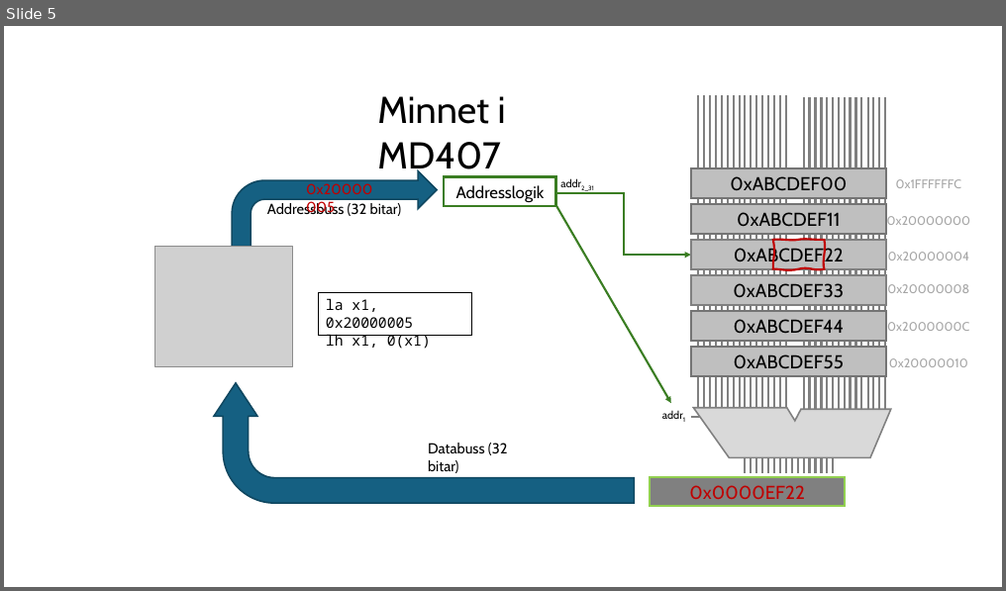
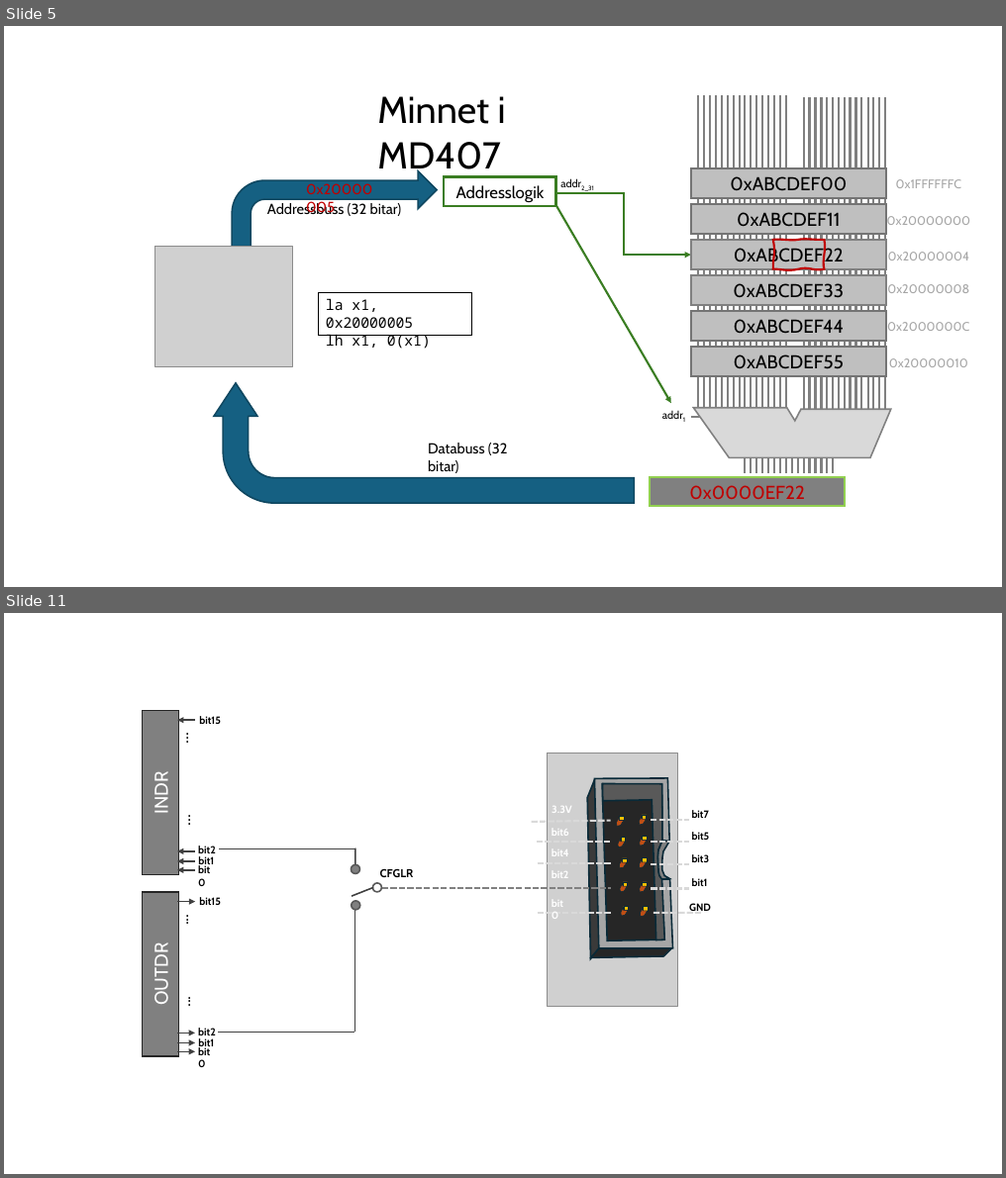
Before and after one commit to elias-at-chalmers/mop-lecture_notes-mirror, a slide deck: images/figures.pptx. Shown one above the other, each under a label of ours: slide 5 before the commit, slides 5 and 11 after it; the slides between them are not shown. The pictures are 1006x591 and 1006x1178 pixels, drawn with LibreOffice and Linux fonts; fonts in the diff are those of the drawing; grey boxes stand for pictures. Boxes give left, top, right and bottom in pixels: in the first picture for what was removed or moved away, otherwise in the second. Text is boxed around its words. In the diff, an @@ line names an element or a change of style, - is before the commit and + after.

```diff
--- a/images/figures.pptx
+++ b/images/figures.pptx
@@ slide 11 added at (4,613,1002,1174), background #FFFFFF @@
@@ group added at (143,711,225,880): 6 texts, 4 arrows, 1 rectangle @@
+bit0
+bit1
+bit15
+INDR
+...
+...
+bit2
@@ group added at (382,753,711,1007): 15 freeform shapes, 11 rectangles, 10 lines, 10 texts, 1 picture @@
+GND
+3.3V
+bit0
+bit2
+bit4
+bit6
+bit1
+bit3
+bit5
+bit7
@@ line added from (219, 850) to (355, 850), #404040 1.5 pt @@
@@ line added from (355, 848) to (355, 865), #404040 1.5 pt @@
@@ ellipse added at (351,865,360,874), fill #808080, outline #595959 1.5 pt @@
@@ text added at (380,868,414,877), 11 pt, text #000000, bold @@
+CFGLR
@@ rectangle added at (143,892,179,1057), fill #808080, outline #262626 1.5 pt, 18 pt, text #FFFFFF @@
+OUTDR
@@ text added at (166,902,196,934), 18 pt, text #000000 @@
+...
@@ arrow added from (177, 902) to (196, 902), #404040 1.5 pt @@
@@ text added at (199,897,221,905), 10 pt, text #000000, bold @@
+bit15
@@ ellipse added at (351,901,360,910), fill #808080, outline #595959 1.5 pt @@
@@ line added from (374, 888) to (351, 896), #404040 1.5 pt @@
@@ line added from (355, 906) to (355, 1032), #404040 1.5 pt @@
@@ ellipse added at (373,883,382,892), outline #595959 1.5 pt @@
@@ text added at (168,983,198,1015), 18 pt, text #000000 @@
+...
@@ text added at (198,1028,216,1036), 10 pt, text #000000, bold @@
+bit2
@@ arrow added from (177, 1052) to (195, 1052), #404040 1.5 pt @@
@@ arrow added from (177, 1044) to (195, 1044), #404040 1.5 pt @@
@@ arrow added from (177, 1033) to (195, 1033), #404040 1.5 pt @@
@@ text added at (191,1042,225,1062), 10 pt, text #000000, bold @@
+bit0
@@ text added at (198,1039,214,1050), 10 pt, text #000000, bold @@
+bit1
@@ line added from (218, 1032) to (355, 1032), #404040 1.5 pt @@
```
Also in this commit, not shown: 5 other slides added, 1 slide removed.
